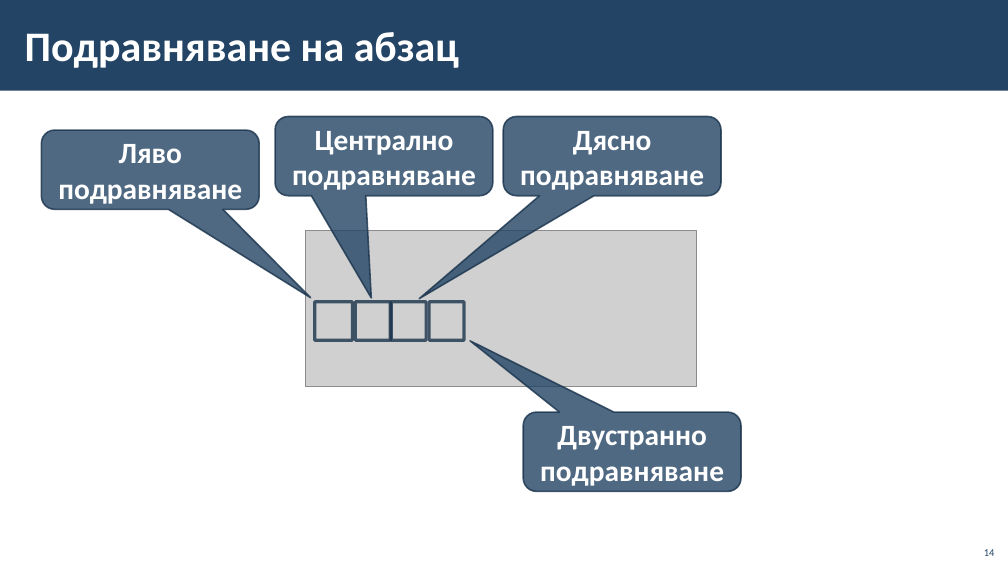
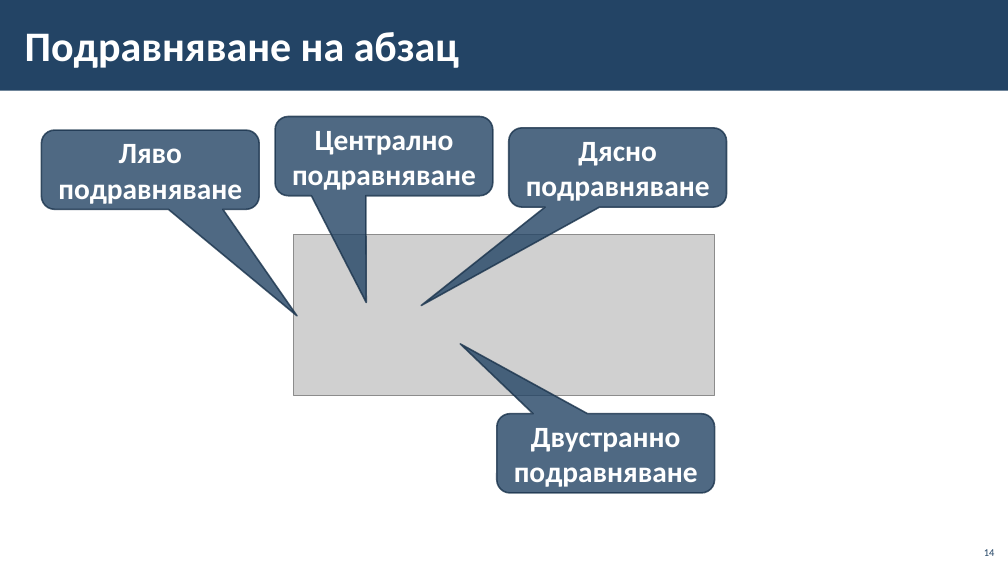
Before and after one commit to BG-IT-Edu/School-Programming, a slide deck: slide 14 of Courses/Computer-Modeling-and-IT/Computer-Modeling-and-IT-5-Class/24-Text-Formatting/24-Text-Formatting.pptx. Drawn at 1008x567 pixels with LibreOffice and Linux fonts; fonts in the diff are those of the drawing; grey boxes stand for pictures; background and template pictures are left out. Boxes give left, top, right and bottom in pixels: in the first picture for what was removed or moved away, otherwise in the second. Text is boxed around its words. In the diff, an @@ line names an element or a change of style, - is before the commit and + after.

```diff
--- a/Courses/Computer-Modeling-and-IT/Computer-Modeling-and-IT-5-Class/24-Text-Formatting/24-Text-Formatting.pptx
+++ b/Courses/Computer-Modeling-and-IT/Computer-Modeling-and-IT-5-Class/24-Text-Formatting/24-Text-Formatting.pptx
@@ rounded speech box "Дясно подравняване": place and size @@
-rounded speech box "Дясно подравняване" at (504,116,721,196)
+rounded speech box "Дясно подравняване" at (509,128,727,207)
@@ rounded speech box "Дясно подравняване" at (509,128,727,207): proportions changed @@
@@ picture: place and size @@
-picture at (306,231,696,387)
+picture at (293,234,715,395)
@@ rectangle removed at (315,302,352,340) @@
@@ rectangle removed at (355,302,390,340) @@
@@ rectangle removed at (392,302,426,340) @@
@@ rectangle removed at (430,302,464,340) @@
@@ rounded speech box "Двустранно подравняване" at (497,414,715,493): proportions changed @@
@@ rounded speech box "Двустранно подравняване": place and size @@
-rounded speech box "Двустранно подравняване" at (523,412,741,492)
+rounded speech box "Двустранно подравняване" at (497,414,715,493)
```
Also in this commit, not shown: 10 other slides changed.
